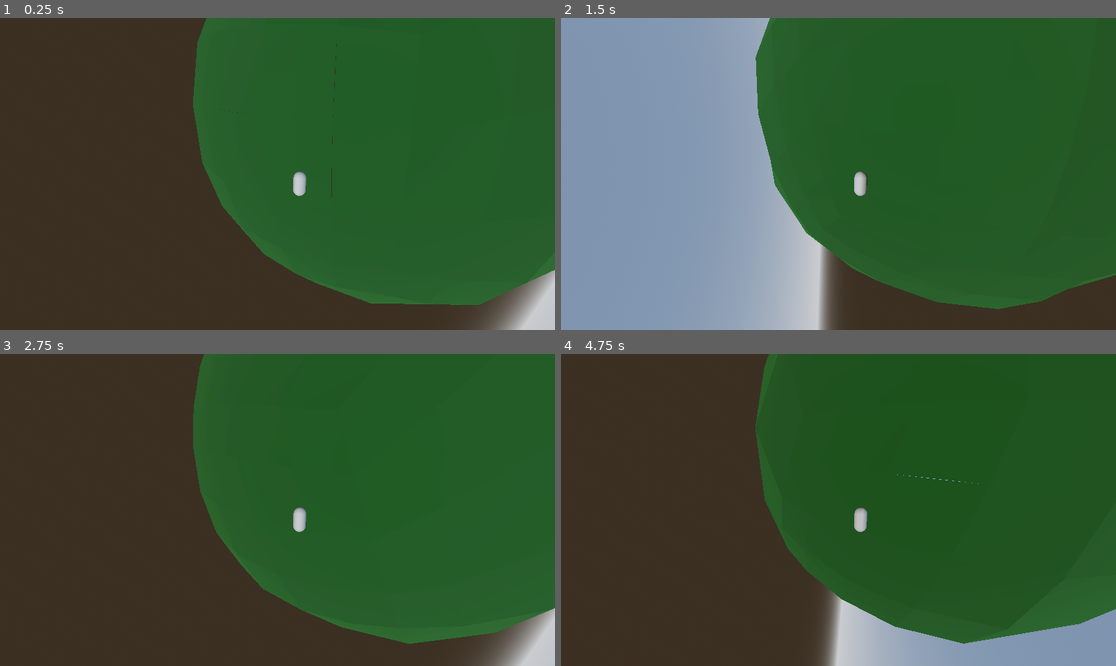
Above: before the commit, frames 1-4 (two rows, left to right).
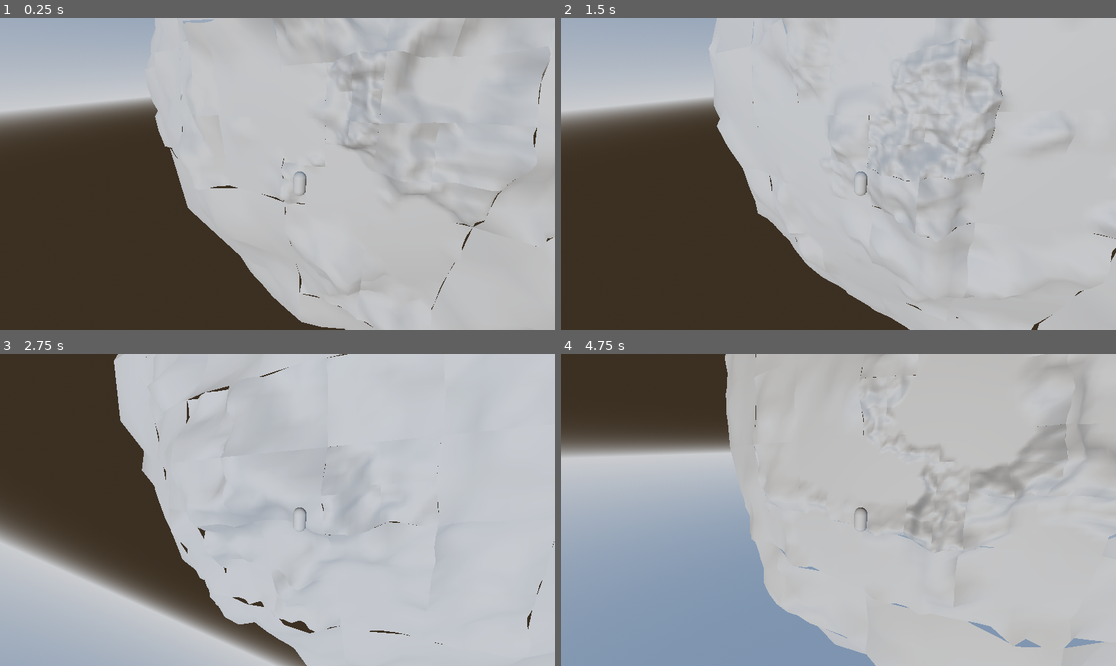
Above: after the commit, the same moments.

Repository: stefsdev/ProcPlanetLOD
Game: Godot game, scene res://game_world.tscn
Two runs of this game, one before a commit and one after it. Both use one fixed random seed, a clock stepped at 60 frames per second and the inputs below. The project has no main scene, so this scene is started directly.
Inputs:
- Up to frame 1 (0.25 s): no input
- Up to frame 2 (1.5 s): tap Enter at 0.5 s; hold D 0.53-1.28 s; hold Shift 0.53-1.28 s; tap Space at 0.77, 1.25 s; hold S from 1.28 s (still down); tap Shift at 1.35 s
- Up to frame 3 (2.75 s): tap Space at 1.52 s; tap Enter at 2 s; release S at 2.03 s; hold D from 2.03 s (still down); hold Shift from 2.03 s (still down)
- Up to frame 4 (4.75 s): tap Space at 2.75, 3.02, 3.77, 4.25, 4.52 s; release D at 2.78 s; release Shift at 2.78 s; hold W 2.78-3.53 s; tap Shift at 2.85, 4.35 s; tap Enter at 3.5 s; hold Shift 3.53-4.28 s; hold A from 3.53 s (still down)

The runs differ from the first frame. In frame 1, 73% of the frame differs, in the area x 0-100%, y 0-100%; in frame 2, 98%; in frame 3, 81%; in frame 4, 91%.
Error before the commit: Invalid access to property or key 'position' on a base object of type 'Transform3D'. (res://player.gd:9)
Error after the commit: Invalid access to property or key 'position' on a base object of type 'Transform3D'. (res://player.gd:10)

Commit message:
planet noise added

Diff:
--- a/quadtreecubeface/Planet.gd
+++ b/quadtreecubeface/Planet.gd
@@ -24,5 +24,4 @@
 
 func _on_player_moved(pos: Vector3) -> void:
 	planet_data.lod_focus = pos
-	print("moved")
 	_on_resource_changed()
--- a/quadtreecubeface/PlanetData.gd
+++ b/quadtreecubeface/PlanetData.gd
@@ -15,3 +15,55 @@
 		emit_changed()
 	get:
 		return lod_focus
+
+@export var max_lod = 5:
+	set(val):
+		max_lod = val
+		emit_changed()
+	get:
+		return max_lod
+
+
+@export var resolution = 2:
+	set(val):
+		resolution = val
+		emit_changed()
+	get:
+		return resolution
+
+@export var planet_noise: Array = [] :
+	set(val):
+		planet_noise = val
+		for n in planet_noise:
+			if n:  # Disconnect the old resource signal if it exists
+				n.changed.disconnect(_on_resource_changed)
+
+			if n:  # Connect the new resource signal
+				n.changed.connect(_on_resource_changed)
+
+func _on_resource_changed():
+	emit_changed()
+
+var min_height := 9999.0
+var max_height := 0.0
+
+@export var planet_color : GradientTexture1D :
+	set(val):
+		planet_color = val
+		emit_changed()
+func point_on_planet(point_on_sphere : Vector3) -> Vector3:
+	var elevation : float = 0.0
+	var base_layer_mask : float = 0.0
+	if planet_noise.size() > 0:
+		for n in planet_noise:
+			if n.is_base_layer:
+				var level_base_elevation = n.noise_map.get_noise_3dv(point_on_sphere*100.0)
+				level_base_elevation = level_base_elevation + 1 / 2.0 * n.amplitude
+				level_base_elevation = max(0.0, level_base_elevation - n.min_height)
+				base_layer_mask += level_base_elevation
+	for n in planet_noise:
+		var level_elevation = n.noise_map.get_noise_3dv(point_on_sphere * 100.0)
+		level_elevation = level_elevation + 1 / 2.0 * n.amplitude
+		level_elevation = max(0.0, level_elevation - n.min_height) * base_layer_mask
+		elevation += level_elevation
+	return point_on_sphere * radius * (elevation + 1.0)
--- a/quadtreecubeface/PlanetMeshFace.gd
+++ b/quadtreecubeface/PlanetMeshFace.gd
@@ -4,7 +4,6 @@
 
 
 @export var normal : Vector3
-@export var max_lod : int = 25
 
 @export var player : Node3D
 var focus_point : Vector3 = Vector3.ZERO
@@ -13,8 +12,6 @@
 
 var chunks_list = {}
 var chunks_list_current = {}
-var material = preload("res://new_standard_material_3d.tres")
-
 
 class QuadtreeChunk :
 	var bounds : AABB
@@ -51,6 +48,7 @@
 
 			var distance = center_local_3d.distance_to(focus_point)
 
+
 			if depth < max_chunk_depth and distance < bounds.size.x * 0.65:
 				var child_bounds = AABB(Vector3(child_pos_2d.x, 0, child_pos_2d.y), half_extents)
 				var new_child = QuadtreeChunk.new(child_bounds, depth + 1, max_chunk_depth)
@@ -69,14 +67,14 @@
 
 	focus_point = planet_data.lod_focus.normalized()
 	var bounds = AABB(Vector3(0, 0, 0), Vector3(2,2,2))
-	quadtree = QuadtreeChunk.new(bounds, 0, max_lod)
+	quadtree = QuadtreeChunk.new(bounds, 0, planet_data.max_lod)
 
 	var axisA = Vector3(normal.y, normal.z, normal.x).normalized()
 	var axisB = normal.cross(axisA).normalized()
 
 	quadtree.subdivide(focus_point, normal, axisA, axisB)
 	chunks_list_current = {}
-	visualize_quadtree(quadtree, normal, axisA, axisB, radius)
+	visualize_quadtree(quadtree, normal, axisA, axisB, radius, planet_data)
 
 		#remove any old unused chunks
 	var chunks_to_remove = []
@@ -88,7 +86,7 @@
 		chunks_list.erase(chunk_id)
 
 
-func visualize_quadtree(chunk: QuadtreeChunk, face_origin: Vector3, axisA: Vector3, axisB: Vector3, radius : float):
+func visualize_quadtree(chunk: QuadtreeChunk, face_origin: Vector3, axisA: Vector3, axisB: Vector3, radius : float, planet_data : PlanetData):
 	if not chunk.children:
 		chunks_list_current[chunk.identifier] = true
 		if chunks_list.has(chunk.identifier):
@@ -105,16 +103,27 @@
 		]
 
 		var verts = PackedVector3Array()
-		for corner in corners:
-			var pos = face_origin + corner.x * axisA + corner.y * axisB
-			verts.append(pos.normalized() * radius)
+		var indices = PackedInt32Array()
+		var normals = PackedVector3Array()
 
-		var indices = PackedInt32Array([0, 2, 1, 0, 3, 2])
+		var resolution = planet_data.resolution * chunk.depth
 
-		# Calculate normals (for a sphere, normals are same as normalized vertex positions)
-		var normals = PackedVector3Array()
-		for vertex in verts:
-			normals.append(vertex.normalized())
+		for y in range(resolution):
+			for x in range(resolution):
+				var percent = Vector2(x, y) / float(resolution - 1)
+				var local_offset = Vector2(offset.x, offset.z) + percent * size
+				var point_on_plane = face_origin + local_offset.x * axisA + local_offset.y * axisB
+				var point_on_sphere = planet_data.point_on_planet(point_on_plane.normalized())
+				verts.append(point_on_sphere)
+				normals.append(point_on_sphere.normalized())
+
+		for y in range(resolution - 1):
+			for x in range(resolution - 1):
+				var i = x + y * resolution
+				indices.append_array([
+					i, i + resolution + 1, i + 1,
+					i, i + resolution, i + resolution + 1
+				])
 
 		var arrays := []
 		arrays.resize(Mesh.ARRAY_MAX)
@@ -138,10 +147,9 @@
 
 		var mi = MeshInstance3D.new()
 		mi.mesh = mesh
-		mi.material_override = material
 		add_child(mi)
 
 		chunks_list[chunk.identifier] = mi
 
 	for child in chunk.children:
-		visualize_quadtree(child, face_origin, axisA, axisB, radius)
+		visualize_quadtree(child, face_origin, axisA, axisB, radius, planet_data)
--- /dev/null
+++ b/quadtreecubeface/PlanetNoise.gd
@@ -0,0 +1,33 @@
+@tool
+extends Resource
+
+class_name PlanetNoise
+
+@export var amplitude := 1.0 :
+	set(val):
+		amplitude = val
+		emit_changed()
+
+@export var min_height := 0.0 :
+	set(val):
+		min_height = val
+		emit_changed()
+
+@export var noise_map: FastNoiseLite :
+	set(val):
+		if noise_map:  # Disconnect the old resource signal if it exists
+			noise_map.changed.disconnect(_on_resource_changed)
+		noise_map = val
+		if noise_map:  # Connect the new resource signal
+			noise_map.changed.connect(_on_resource_changed)
+	get:
+		return noise_map
+
+@export var is_base_layer : bool = false :
+	set(val):
+		is_base_layer = val
+		emit_changed()
+
+
+func _on_resource_changed():
+	emit_changed()
--- /dev/null
+++ b/quadtreecubeface/game_world.tres
@@ -0,0 +1,4 @@
+[gd_resource type="StandardMaterial3D" format=3 uid="uid://dqtxp1ot050d1"]
+
+[resource]
+albedo_color = Color(0.953151, 0, 0.440525, 1)
--- a/quadtreecubeface/game_world.tscn
+++ b/quadtreecubeface/game_world.tscn
@@ -1,9 +1,11 @@
-[gd_scene load_steps=10 format=3 uid="uid://bri5c30y468bd"]
+[gd_scene load_steps=23 format=3 uid="uid://bri5c30y468bd"]
 
 [ext_resource type="Script" uid="uid://dfh1egod86hf4" path="res://Planet.gd" id="1_bvgre"]
 [ext_resource type="Script" uid="uid://ckb83fvuu55pj" path="res://PlanetMeshFace.gd" id="1_hly68"]
+[ext_resource type="Script" uid="uid://jlu5a1150vmp" path="res://PlanetNoise.gd" id="2_e3xe6"]
 [ext_resource type="Script" uid="uid://rbpxmchirygj" path="res://PlanetData.gd" id="2_ea1x0"]
 [ext_resource type="Script" uid="uid://rwecv6uhnhcs" path="res://player.gd" id="4_e08lw"]
+[ext_resource type="Material" uid="uid://24khlq3s70fp" path="res://planet.tres" id="5_mcbma"]
 
 [sub_resource type="ProceduralSkyMaterial" id="ProceduralSkyMaterial_hly68"]
 sky_horizon_color = Color(0.662243, 0.671743, 0.686743, 1)
@@ -18,11 +20,74 @@
 tonemap_mode = 2
 glow_enabled = true
 
+[sub_resource type="Gradient" id="Gradient_e3xe6"]
+offsets = PackedFloat32Array(0, 0.496875, 1)
+colors = PackedColorArray(0.835842, 0, 0.39292, 1, 1.92523e-06, 0.874501, 0.537473, 1, 0, 0.527055, 0.928783, 1)
+
+[sub_resource type="GradientTexture1D" id="GradientTexture1D_mcbma"]
+gradient = SubResource("Gradient_e3xe6")
+
+[sub_resource type="FastNoiseLite" id="FastNoiseLite_e3xe6"]
+noise_type = 3
+frequency = 0.0066
+offset = Vector3(526.32, 0, 0)
+
+[sub_resource type="Resource" id="Resource_e3xe6"]
+script = ExtResource("2_e3xe6")
+amplitude = 1.0
+min_height = 0.73
+noise_map = SubResource("FastNoiseLite_e3xe6")
+is_base_layer = true
+metadata/_custom_type_script = "uid://jlu5a1150vmp"
+
+[sub_resource type="FastNoiseLite" id="FastNoiseLite_mcbma"]
+noise_type = 3
+frequency = 0.0026
+offset = Vector3(-384.23, 0, 0)
+
+[sub_resource type="Resource" id="Resource_ik71a"]
+script = ExtResource("2_e3xe6")
+amplitude = 1.0
+min_height = 0.44
+noise_map = SubResource("FastNoiseLite_mcbma")
+is_base_layer = true
+metadata/_custom_type_script = "uid://jlu5a1150vmp"
+
+[sub_resource type="FastNoiseLite" id="FastNoiseLite_e7o6u"]
+noise_type = 3
+frequency = 0.025
+
+[sub_resource type="Resource" id="Resource_15365"]
+script = ExtResource("2_e3xe6")
+amplitude = 1.0
+min_height = 0.54
+noise_map = SubResource("FastNoiseLite_e7o6u")
+is_base_layer = false
+metadata/_custom_type_script = "uid://jlu5a1150vmp"
+
+[sub_resource type="FastNoiseLite" id="FastNoiseLite_ik71a"]
+noise_type = 2
+frequency = 0.0715
+
+[sub_resource type="Resource" id="Resource_554lw"]
+script = ExtResource("2_e3xe6")
+amplitude = 1.0
+min_height = 0.0
+noise_map = SubResource("FastNoiseLite_ik71a")
+is_base_layer = false
+metadata/_custom_type_script = "uid://jlu5a1150vmp"
+
 [sub_resource type="Resource" id="Resource_e08lw"]
 script = ExtResource("2_ea1x0")
-radius = 8
-lod_focus = Vector3(-7.80982, 6.03142, -1.6213)
+radius = 67
+lod_focus = Vector3(28.7211, 10.4555, 79.3144)
+max_lod = 5
+resolution = 2
+planet_noise = [SubResource("Resource_e3xe6"), SubResource("Resource_ik71a"), SubResource("Resource_15365"), SubResource("Resource_554lw")]
+planet_color = SubResource("GradientTexture1D_mcbma")
 metadata/_custom_type_script = "uid://rbpxmchirygj"
+
+[sub_resource type="ArrayMesh" id="ArrayMesh_e3xe6"]
 
 [sub_resource type="CapsuleMesh" id="CapsuleMesh_hly68"]
 
@@ -36,6 +101,7 @@
 planet_data = SubResource("Resource_e08lw")
 
 [node name="Top" type="MeshInstance3D" parent="Planet" node_paths=PackedStringArray("player")]
+mesh = SubResource("ArrayMesh_e3xe6")
 skeleton = NodePath("../../root/@EditorNode@21272/@Panel@14/@VBoxContainer@15/DockHSplitLeftL/DockHSplitLeftR/DockHSpli …(278 unchanged characters)…
 script = ExtResource("1_hly68")
 normal = Vector3(0, 1, 0)
@@ -48,6 +114,7 @@
 player = NodePath("../../Player/PlayerVis")
 
 [node name="Left" type="MeshInstance3D" parent="Planet" node_paths=PackedStringArray("player")]
+material_override = ExtResource("5_mcbma")
 skeleton = NodePath("../../root/@EditorNode@21272/@Panel@14/@VBoxContainer@15/DockHSplitLeftL/DockHSplitLeftR/DockHSpli …(278 unchanged characters)…
 script = ExtResource("1_hly68")
 normal = Vector3(1, 0, 0)
@@ -72,13 +139,14 @@
 player = NodePath("../../Player/PlayerVis")
 
 [node name="Marker3D" type="Marker3D" parent="."]
+transform = Transform3D(1, 0, 0, 0, 1, 0, 0, 0, 1, -1, 2, 0)
 
 [node name="Player" type="Node3D" parent="."]
-transform = Transform3D(0.60223, 0.165486, -0.780982, 0.796035, -0.0504742, 0.603142, 0.0603921, -0.98492, -0.16213, 0, 0, 0)
+transform = Transform3D(0.941181, -0.00226319, 0.337896, -0.0417783, 0.991527, 0.123006, -0.335312, -0.129889, 0.933111, 0, 0, 0)
 script = ExtResource("4_e08lw")
 
 [node name="PlayerVis" type="MeshInstance3D" parent="Player"]
-transform = Transform3D(0.1, 0, 0, 0, 0.1, 0, 0, 0, 0.1, 0, 0, 10)
+transform = Transform3D(0.1, 0, 0, 0, 0.1, 0, 0, 0, 0.1, 0, 0, 85)
 mesh = SubResource("CapsuleMesh_hly68")
 skeleton = NodePath("../..")
 
--- /dev/null
+++ b/quadtreecubeface/planet.gdshader
@@ -0,0 +1,18 @@
+shader_type spatial;
+
+uniform float min_height;
+uniform float max_height;
+uniform sampler2D height_color;
+
+varying float height;
+
+void vertex() {
+	height = length(VERTEX);
+
+}
+
+void fragment() {
+	float t = height / (max_height-min_height) - (min_height / (max_height-min_height));
+	vec3 color = texture(height_color, vec2(t, 0.0)).rgb;
+	ALBEDO = color;
+}
--- /dev/null
+++ b/quadtreecubeface/planet.tres
@@ -0,0 +1,16 @@
+[gd_resource type="ShaderMaterial" load_steps=4 format=3 uid="uid://24khlq3s70fp"]
+
+[ext_resource type="Shader" uid="uid://d3anjm2fc5nku" path="res://planet.gdshader" id="1_p4gwj"]
+
+[sub_resource type="Gradient" id="Gradient_p4gwj"]
+colors = PackedColorArray(0.736284, 0.167236, 0.475275, 1, 0.16683, 0.302055, 1, 1)
+
+[sub_resource type="GradientTexture1D" id="GradientTexture1D_rbkur"]
+gradient = SubResource("Gradient_p4gwj")
+
+[resource]
+render_priority = 0
+shader = ExtResource("1_p4gwj")
+shader_parameter/min_height = 3.0
+shader_parameter/max_height = 3.464
+shader_parameter/height_color = SubResource("GradientTexture1D_rbkur")
--- a/quadtreecubeface/player.gd
+++ b/quadtreecubeface/player.gd
@@ -1,3 +1,4 @@
+@tool
 extends Node3D
 
 @onready var player = $PlayerVis
Not shown, added: quadtreecubeface/PlanetNoise.gd.uid
Not shown, added: quadtreecubeface/planet.gdshader.uid
